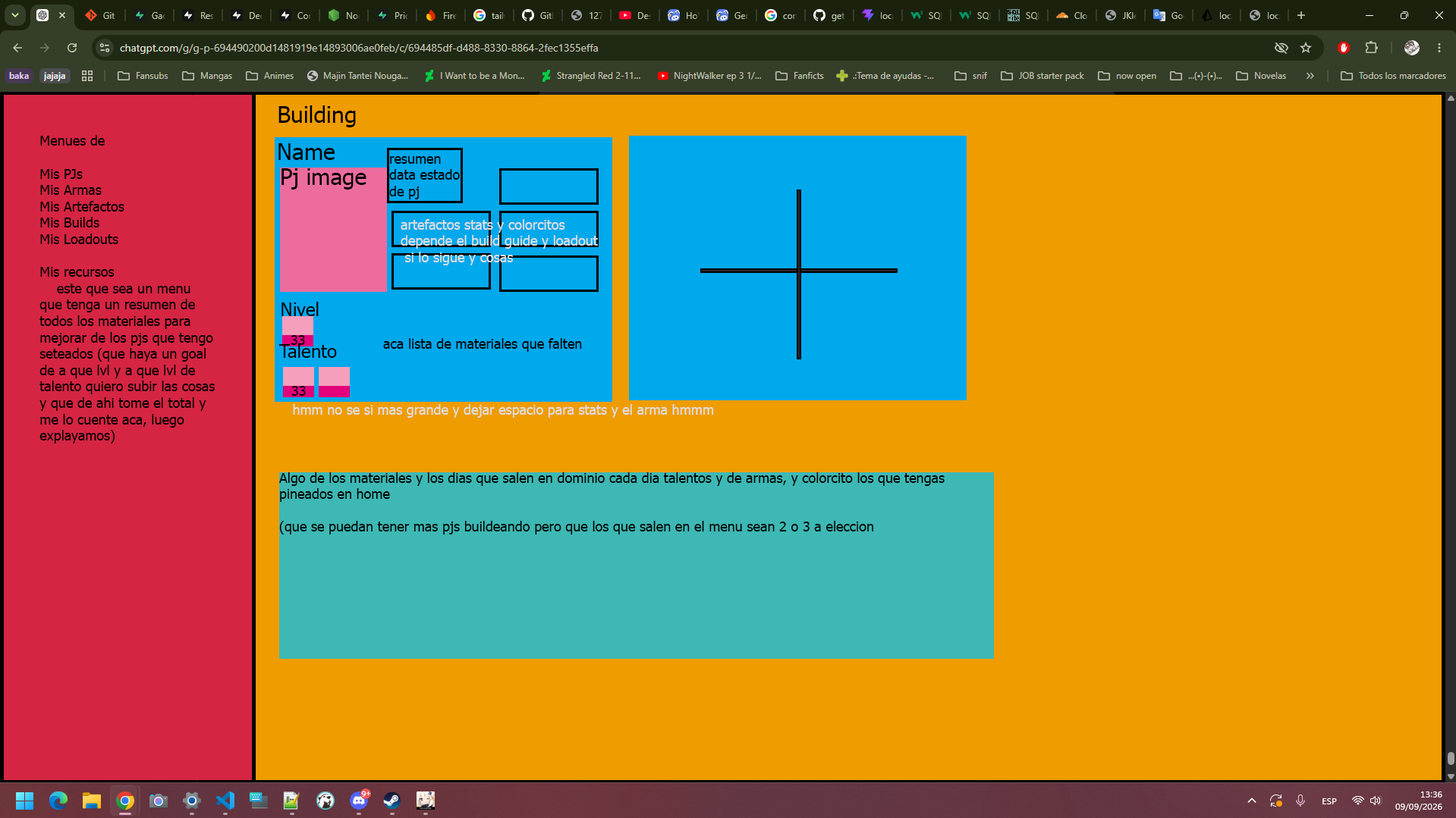
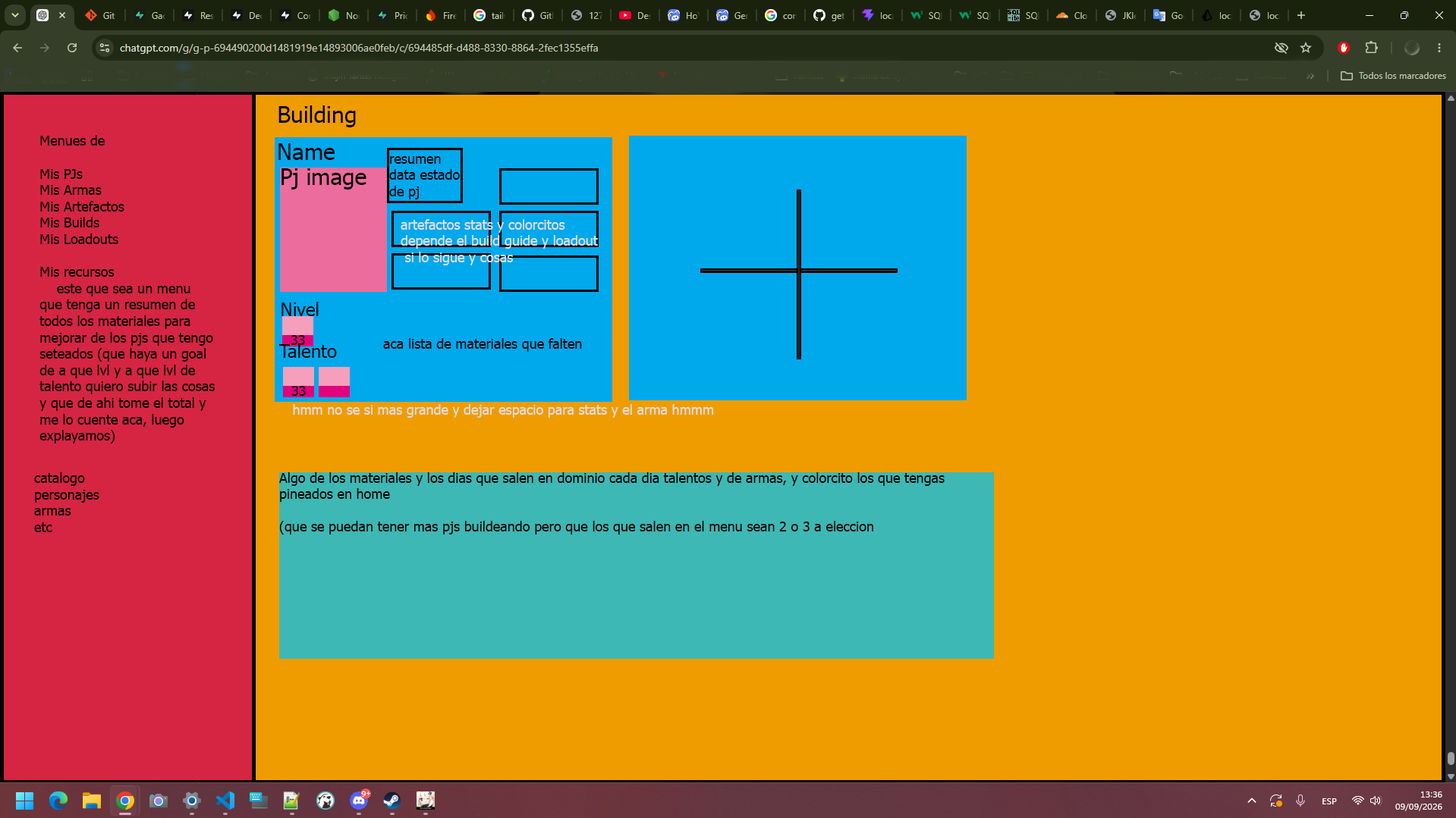
Layers edited between the first and the second 1456×818 image:
added layer "catalogo personajes armas etc" in group "home page" over [34, 472, 100, 533]
painted on "Capa 1" over [4, 40, 1420, 95]
